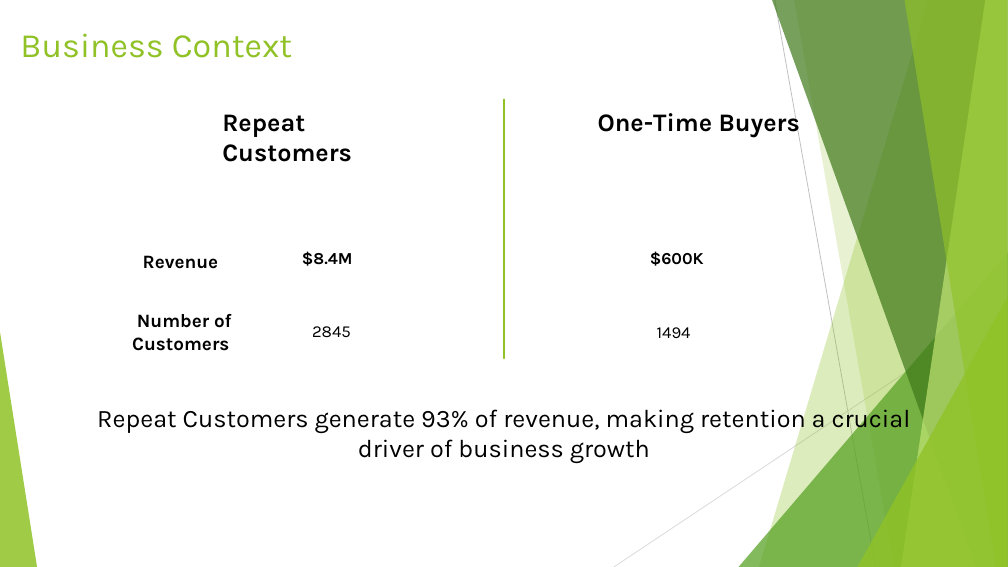
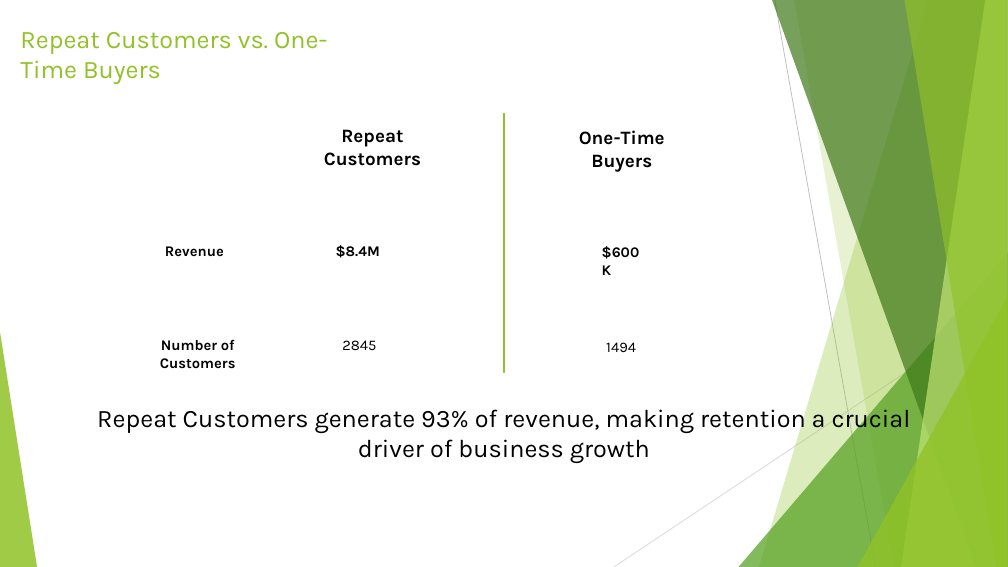
Before and after one commit to hvo7/Customer-Retention-Analysis, a slide deck: slide 2 of Customer Retention Analysis.pptx. Drawn at 1008x567 pixels with LibreOffice and Linux fonts; fonts in the diff are those of the drawing. Boxes give left, top, right and bottom in pixels: in the first picture for what was removed or moved away, otherwise in the second. Text is boxed around its words. In the diff, an @@ line names an element or a change of style, - is before the commit and + after.

```diff
--- a/Customer Retention Analysis.pptx
+++ b/Customer Retention Analysis.pptx
@@ title at <box>20,32,327,84</box>: text changed; size 32.4 to 24 pt @@
-Business Context
+Repeat Customers vs. One-Time Buyers
@@ line moved from (504, 100) - (504, 358) to (504, 113) - (504, 372) @@
@@ text "Repeat Customers": place and size @@
-text "Repeat Customers" at <box>222,114,352,162</box>
+text "Repeat Customers" at <box>324,129,421,166</box>
@@ text "Repeat Customers" at <box>324,129,421,166</box>: size 24 to 18 pt; alignment left to centre @@
@@ text "One-Time Buyers" at <box>579,130,665,172</box>: size 24 to 18 pt; alignment left to centre @@
@@ text "One-Time Buyers": place and size @@
-text "One-Time Buyers" at <box>598,109,800,138</box>
+text "One-Time Buyers" at <box>579,130,665,172</box>
@@ text "Revenue": place and size @@
-text "Revenue" at <box>143,255,219,269</box>
+text "Revenue" at <box>165,246,224,256</box>
@@ text "Revenue" at <box>165,246,224,256</box>: size 18 to 14 pt @@
@@ text "$8.4M": place and size @@
-text "$8.4M" at <box>302,251,353,266</box>
+text "$8.4M" at <box>336,245,380,258</box>
@@ size 16 to 14 pt in 4 elements at <box>336,245,380,258</box>, <box>342,340,376,350</box>, <box>606,342,636,352</box>, <box>594,239,654,265</box> @@
@@ text "$600K": place and size @@
-text "$600K" at <box>650,251,704,266</box>
+text "$600K" at <box>594,239,654,265</box>
@@ text "Number of Customers": place and size @@
-text "Number of Customers" at <box>132,314,232,351</box>
+text "Number of Customers" at <box>160,340,236,369</box>
@@ text "Number of Customers" at <box>160,340,236,369</box>: size 18 to 14 pt; alignment left to centre @@
@@ text "2845": place and size @@
-text "2845" at <box>312,326,351,338</box>
+text "2845" at <box>342,340,376,350</box>
@@ text "1494": place and size @@
-text "1494" at <box>657,327,691,338</box>
+text "1494" at <box>606,342,636,352</box>
```
Also in this commit, not shown: 1 other slide changed, 3 slides added, 7 other files.
